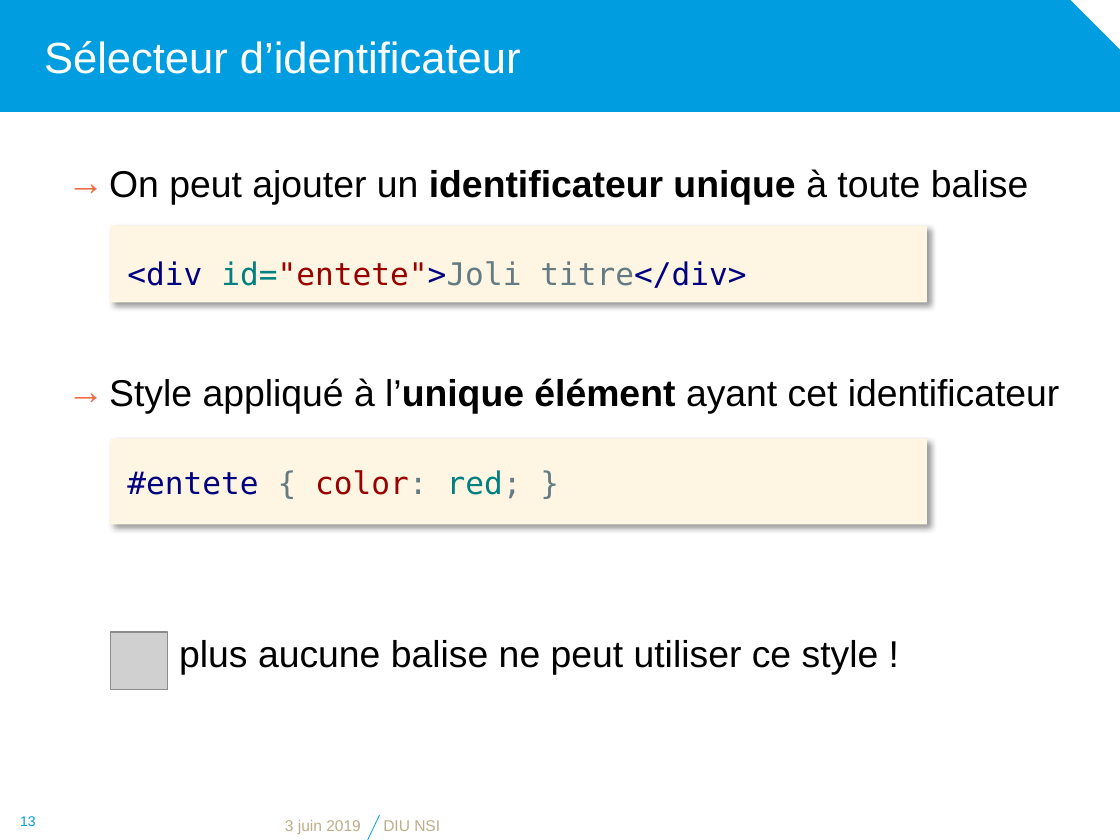
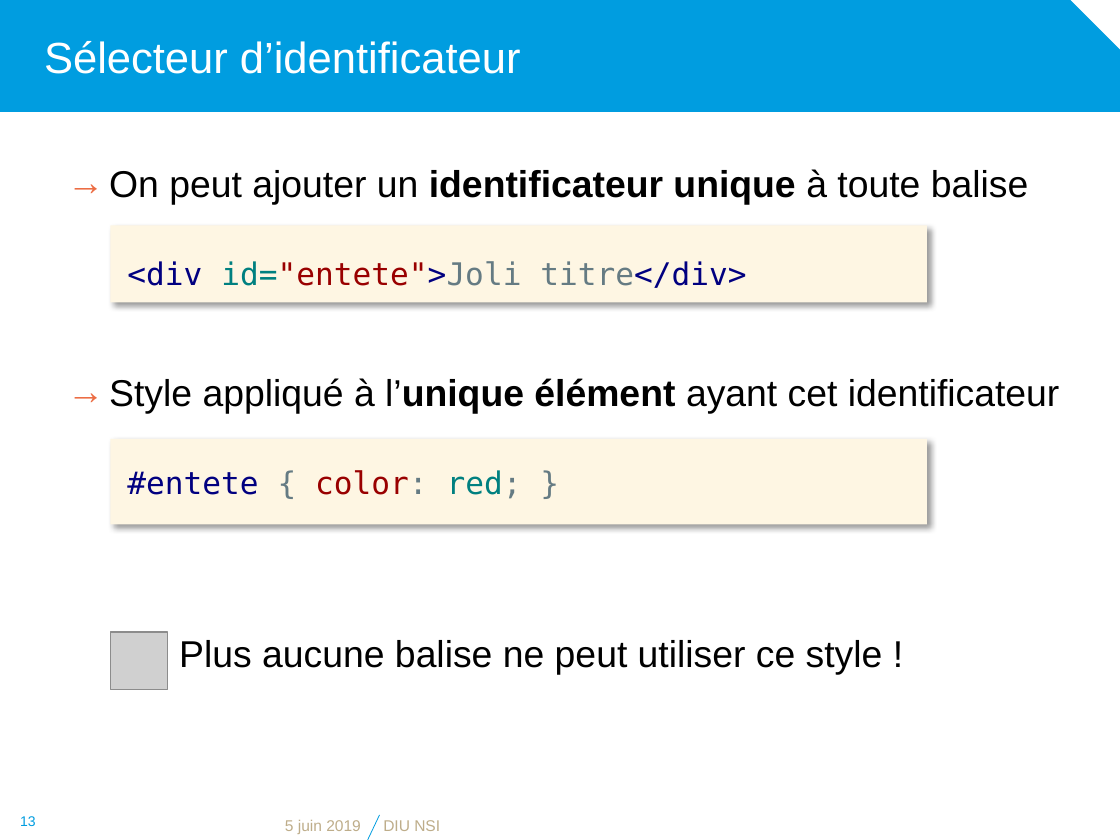
Before and after one commit to diu-uf-bordeaux/bloc1, a slide deck: slide 13 of web/3-CSS/css.pptx. Drawn at 1120x840 pixels with LibreOffice and Linux fonts; fonts in the diff are those of the drawing; grey boxes stand for pictures; background and template pictures are left out. Boxes give left, top, right and bottom in pixels: in the first picture for what was removed or moved away, otherwise in the second. Text is boxed around its words. In the diff, an @@ line names an element or a change of style, - is before the commit and + after.

```diff
--- a/web/3-CSS/css.pptx
+++ b/web/3-CSS/css.pptx
@@ text at (x1=179, y1=640, x2=883, y2=675): text changed @@
-plus aucune balise ne peut utiliser ce style !
+Plus aucune balise ne peut utiliser ce style !
@@ text at (x1=285, y1=820, x2=361, y2=834): text changed @@
-3 juin 2019
+5 juin 2019
```
Also in this commit, not shown: 18 other slides changed, 1 other file.
